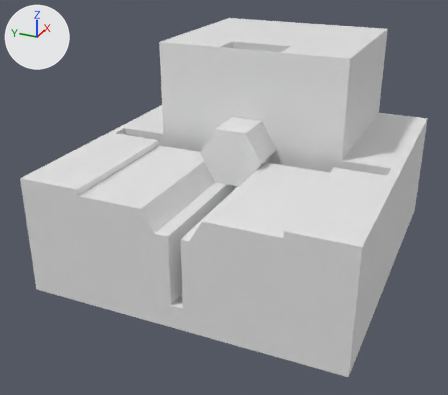
One commit to the Blender file parts/ballast/assembly.blend: the scene before it, then after it.
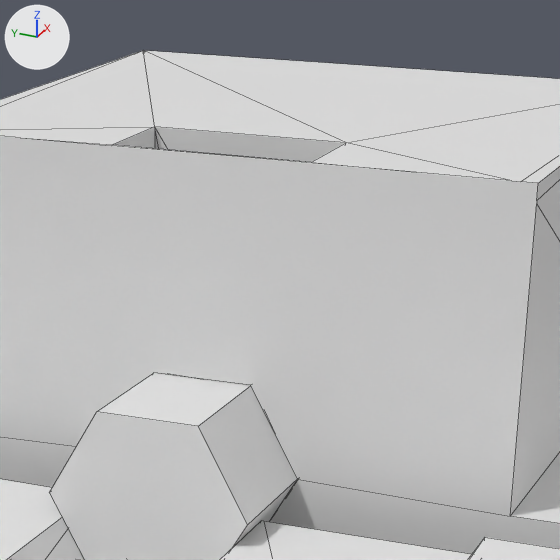
The first picture shows the older version from a 50 mm camera at (-52.5, -25.7, 32.1) aimed at (2.1, -1.1, 4.8). The close-ups show both versions on the part from 41% to 80% of the width and 1% to 44% of the height of that picture; other places that the commit changed are outside them. The axes (+X, +Y, +Z) are drawn at upper left. The lights are the same throughout. The close-ups show mesh edges as thin lines. The same objects are shown in both versions, whatever each file hides.

In view in the first close-up: 'Sub-Ballast-V3', 'align pusher'.
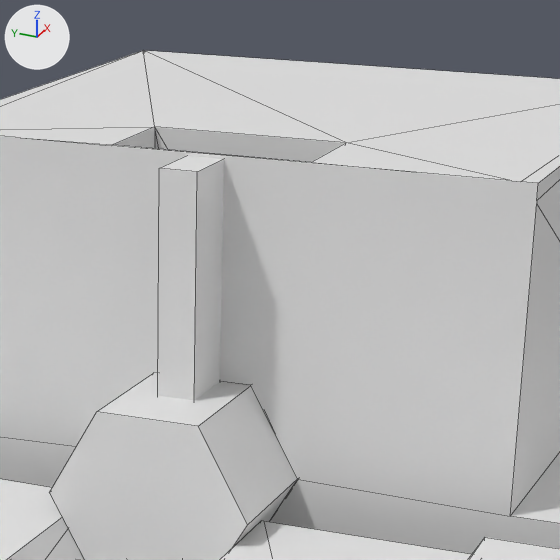
The change in detail:
Object 'center notch' (ob_center_notch) is new; it shows a copy of the mesh of ob_cube.
Its location is (3.27, -2.7, 10.15).
Its scale is (1.07, 0.6, 9.75).

Pixel boxes [x1, y1, x2, y2] of what changed, in the close-ups (560 x 560 px):
'center notch', added: after [158, 156, 224, 400]
